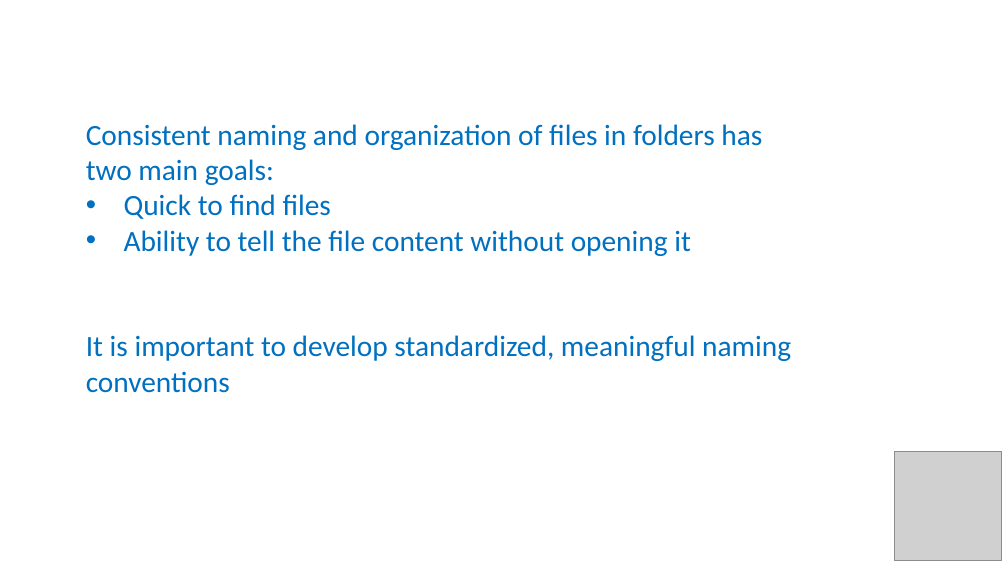
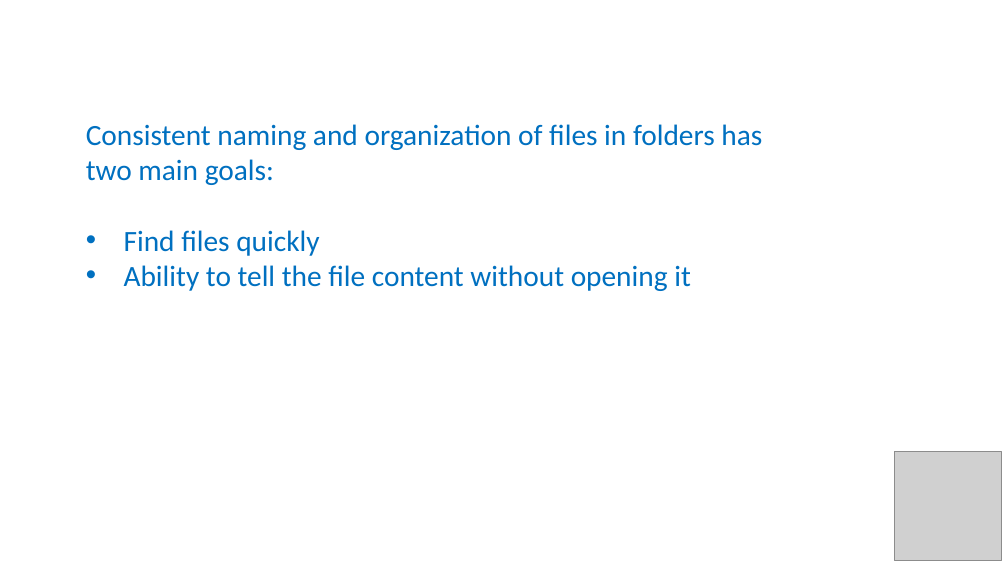
Before and after one commit to tobyhodges/solid-waddle, a slide deck: slide 3 of instructors/07-files-organization_BT.pptx (slide 2 before the commit). Drawn at 1008x567 pixels with LibreOffice and Linux fonts; fonts in the diff are those of the drawing; grey boxes stand for pictures. Boxes give left, top, right and bottom in pixels: in the first picture for what was removed or moved away, otherwise in the second. Text is boxed around its words. In the diff, an @@ line names an element or a change of style, - is before the commit and + after.

```diff
--- a/instructors/07-files-organization_BT.pptx
+++ b/instructors/07-files-organization_BT.pptx
@@ text at box(124, 230, 319, 256): text changed @@
-• Quick to find files
+• Find files quickly
@@ text at box(86, 335, 791, 393): paragraph removed @@
-It is important to develop standardized, meaningful naming conventions
```
Also in this commit, not shown: 5 other slides changed, 13 slides added, 4 other files.
